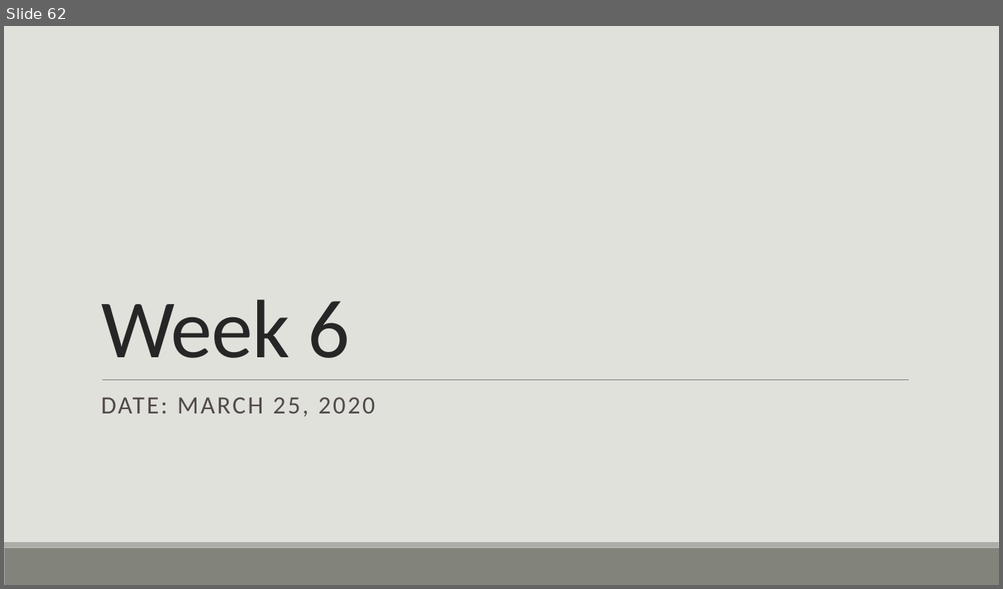
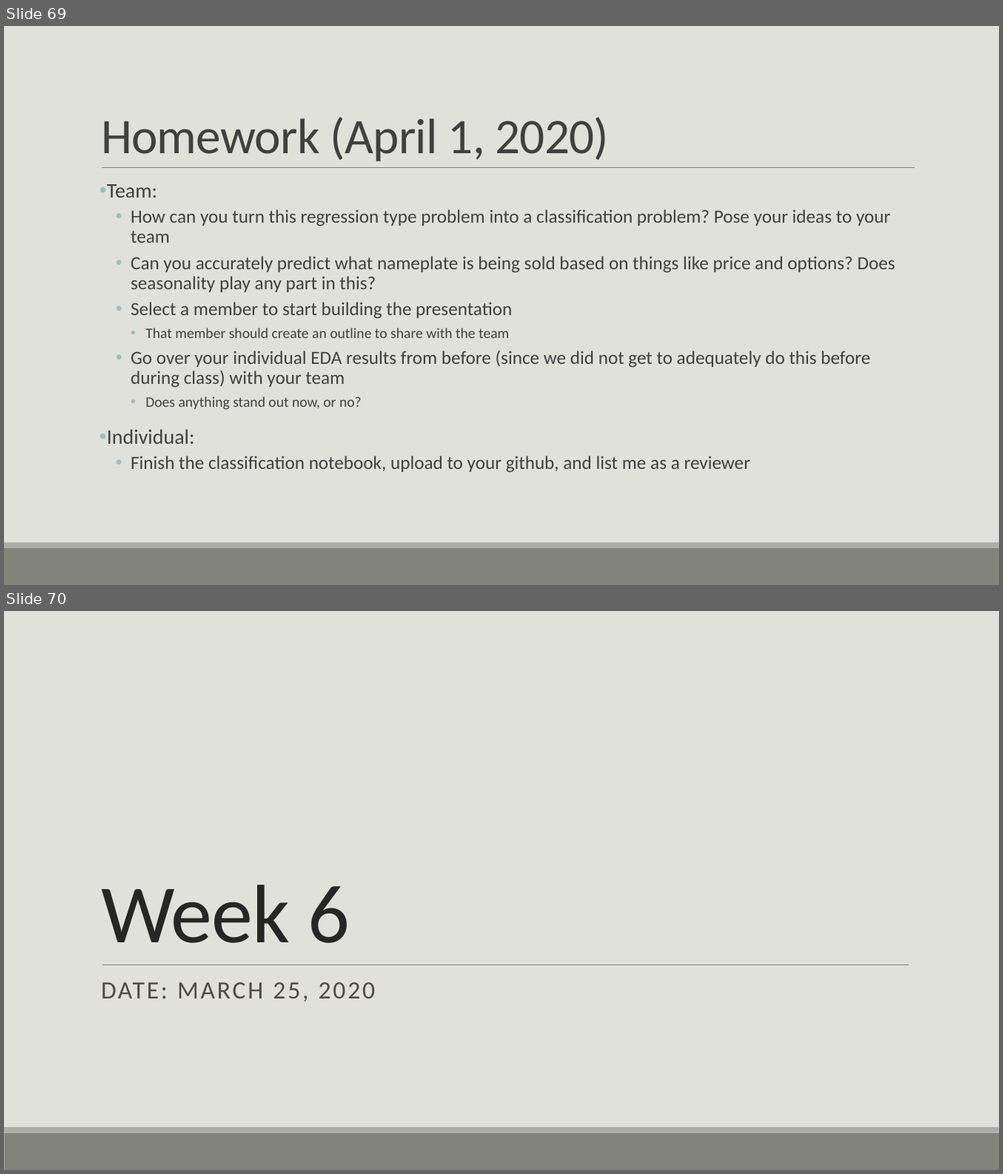
Before and after one commit to casey-whorton-waynestate/public-course-content, a slide deck: Wayne State Course.pptx. Shown one above the other, each under a label of ours: slide 62 before the commit, slides 69 and 70 after it. The pictures are 1003x589 and 1003x1174 pixels, drawn with LibreOffice and Linux fonts; fonts in the diff are those of the drawing. Boxes give left, top, right and bottom in pixels: in the first picture for what was removed or moved away, otherwise in the second. Text is boxed around its words. In the diff, an @@ line names an element or a change of style, - is before the commit and + after.

```diff
--- a/Wayne State Course.pptx
+++ b/Wayne State Course.pptx
@@ slide 69 added at <box>4,26,999,585</box>, background #E1E1DB; not listed: 2 template elements that a slide beside it also shows @@
@@ title added at <box>101,117,609,161</box>, 48 pt, text #404040 @@
+Homework (April 1, 2020)
@@ line added from (102, 168) to (915, 168), #808080 0.5 pt @@
@@ text added at <box>107,184,895,473</box>, 18 pt, text #404040 @@
+• Team:
+  • How can you turn this regression type problem into a classification problem? Pose your ideas to your team
+  • Can you accurately predict what nameplate is being sold based on things like price and options? Does seasonality play any part in this?
+  • Select a member to start building the presentation
+    • That member should create an outline to share with the team
+  • Go over your individual EDA results from before (since we did not get to adequately do this before during class) with your team
+    • Does anything stand out now, or no?
+• Individual:
+  • Finish the classification notebook, upload to your github, and list me as a reviewer
@@ what was slide 62 is now slide 70 @@
```
Also in this commit, not shown: 5 slides changed, 13 other slides added, 6 slides removed.
